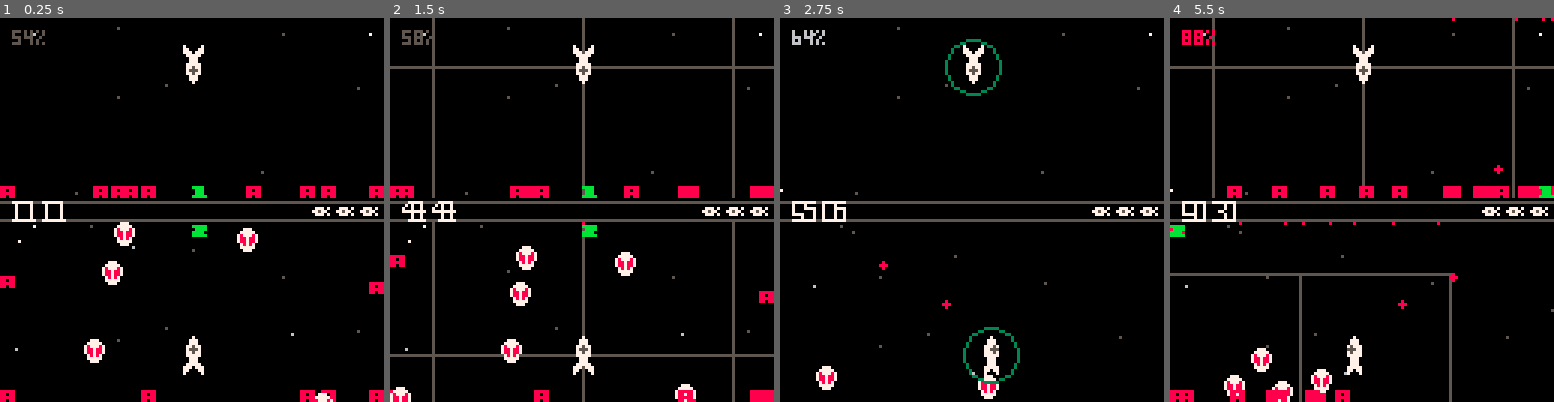
Above: before the commit, frames 1-4 (left to right).
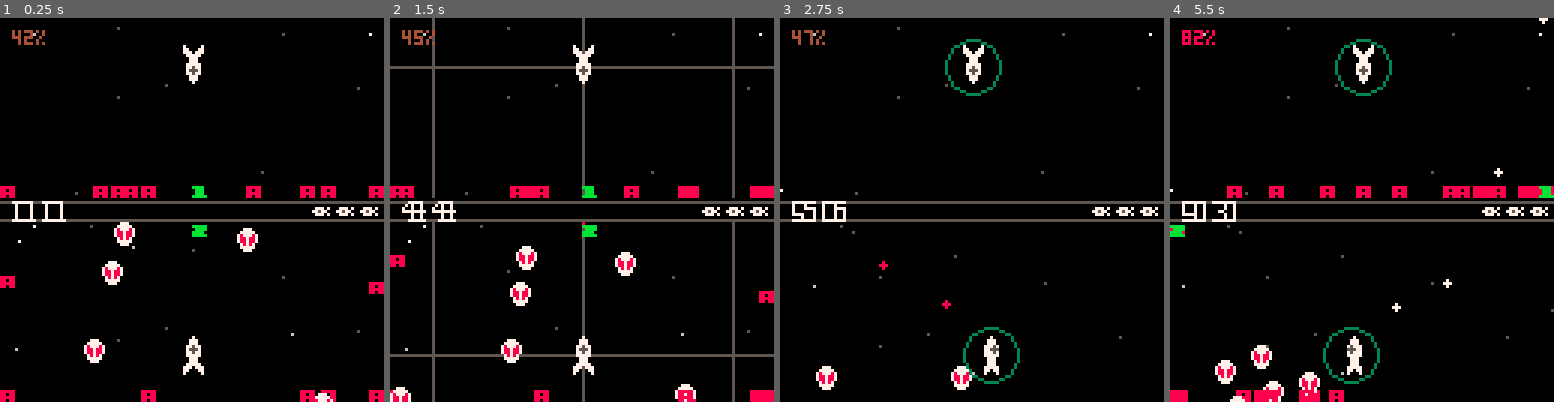
Above: after the commit, the same moments.

Repository: catnipped/friendlyfire
Game: PICO-8 cartridge friendlyfire.p8
Same seed, same stepped clock (60 frames per second), same inputs: the game is played once before the commit and once after it.
Inputs:
- Up to frame 1 (0.25 s): no input
- Up to frame 2 (1.5 s): tap O (Z key) at 0.7 s
- Up to frame 3 (2.75 s): hold Right 1.6-2.1 s; tap O (Z key) at 1.7, 2.1, 2.5 s; hold Up 2.15-2.42 s; hold Right from 2.47 s (still down)
- Up to frame 4 (5.5 s): tap O (Z key) every 0.4 s from 2.9 to 5.3 s; release Right at 3.03 s; hold Left 3.08-3.58 s; hold Down 3.63-3.97 s; hold Right 4.02-4.68 s; hold Up 4.73-5.03 s; hold Left from 5.08 s (still down)

The runs differ from the first frame. In frame 1, 0.2% of the frame differs, in the area x 3-12%, y 3-8%; in frame 2, 0.2%; in frame 3, 0.6%; in frame 4, 5.6%, in the area x 0-100%, y 0-100%.

Commit message:
quadtree first pass

Diff:
--- a/friendlyfire.p8
+++ b/friendlyfire.p8
@@ -2,20 +2,19 @@
 version 16
 __lua__
 
--- todo
--- �█� enemy behavior patterns
--- �█� enemy shoot
--- �█� damage system (collision)
--- collision partitioning
--- �█� shield system
--- �█� dash
--- �█� wave system
--- �█� design wave 1-10
--- �█� menu
--- �█� highscores
--- �█� ui
-
--- ------------------------------------------------
+--todo
+--  enemy behavior patterns
+--  enemy shoot
+--  damage system (collision)
+--  collision partitioning
+--	shield system
+--  dash
+--  wave system
+--  design wave 1-10
+--  menu
+--  highscores
+--  ui
+
 -- constants
 -- ------------------------------------------------
 
@@ -28,8 +27,8 @@
 -- local variables
 -- ------------------------------------------------
 
-maxlevels = 15
-maxobjects = 3
+maxlevels = 10
+maxobjects = 5
 
 -- ------------------------------------------------
 -- constructor
@@ -83,6 +83,7 @@
 	-- if they haven't been created yet.
 	--
 	local function divide( nx, ny, nw, nh )
+	--	printh("dividing")
 		nw, nh = nw * 0.5, nh * 0.5;
 		if not nodes then
 			nodes = {}
@@ -136,9 +137,9 @@
 		-- if the amount of objects surpasses the maximum amount allowed,
 		-- the node is split and the objects are redistributed among the
 		-- subnodes.
-		printh(#objects .. " / " .. maxobjects)
+	--	printh(#objects .. " / " .. maxobjects)
 		if #objects > maxobjects then
-			printh(level .. " / " .. maxlevels)
+		--	printh(level .. " / " .. maxlevels)
 			if level < maxlevels then
 				divide( x, y, w, h )
 
@@ -161,7 +162,17 @@
 		if split then
 			return nodes[determineindex( mx, my, nx, ny )]:retrieve( nx, ny );
 		end
-		return objects;
+		return objects
+	end
+
+	function self:delete( obj, ox, oy )
+		if split then
+			nodes[determineindex( mx, my, ox, oy )]:delete(obj, ox, oy );
+		else
+			for i = 1, #objects do
+				if objects[i] == obj then objects[i] = nil end
+			end
+		end
 	end
 
 	---
@@ -254,6 +265,7 @@
 	for i = 1,16 do
 		add(state.enemies, spawnenemy({const.bounds[1].x + rnd(200),const.bounds[1].y + rnd(200)},"alien"))
 	end
+	sectors = quadtree:new(0,0,0,100,100)
 end
 
 function initstars(a,layer)
@@ -352,14 +364,14 @@
 function  _update60()
 	local lstate = state
 	local events = {}
+
 	lstate.players = updateplayers(lstate.players, lstate.time, events)
 	lstate.enemies = updateenemies(lstate.enemies, lstate.time, events)
-	lstate.projectiles = updateprojectiles(lstate.projectiles)
-
-	sectors:clear()
-	sectors = updatequadtree(sectors, lstate.players)
-	sectors = updatequadtree(sectors, lstate.enemies)
-	sectors = updatequadtree(sectors, lstate.projectiles)
+	lstate.projectiles = updateprojectiles(lstate.projectiles,sectors)
+
+	sectors = updatequadtree(sectors, state.players)
+	sectors = updatequadtree(sectors, state.enemies)
+	sectors = updatequadtree(sectors, state.projectiles)
 	printh(#sectors:retrieve(lstate.players[1].x,lstate.players[1].y))
 	events = returncollisions(events,lstate)
 	events = updateevents(lstate,events)
@@ -402,12 +414,11 @@
 
 function updatequadtree(tree,entities)
 	for i in all(entities) do
+		tree:delete(i,i.x,i.y)
 		tree:insert(i,i.x,i.y)
 	end
 	return tree
 end
-
-
 
 function cleanup(state)
 	local lstate = state
@@ -495,10 +506,10 @@
 	return pythagorish(ax, ay, bx, by) < (length^2)
 end
 
-function projcollisioncheck(proj,players,enemies)
+function projcollisioncheck(proj)
 	collision = nil
-
-	each(players, function(i)
+	local neighbours = sectors:retrieve(proj.x,proj.y)
+	each(neighbours, function(i)
 		local lrad = i.rad
 		if i.shield then lrad = i.shieldrad end
 		if collisioncheck(i.x,i.y,proj.x,proj.y,lrad,proj.rad) and (i.id ~= proj.id) then
@@ -509,15 +520,7 @@
 			}
 		end
 	end)
-	each(enemies, function(i)
-		if collisioncheck(i.x,i.y,proj.x,proj.y,i.rad,proj.rad) and (i.id ~= proj.id) then
-			printh("collision!")
-			collision = {
-				x = proj.x,
-				y = proj.y,
-			}
-		end
-	end)
+
 	return collision
 end
 
@@ -538,13 +541,13 @@
 	return proj
 end
 
-function updateprojectiles(projs)
+function updateprojectiles(projs, sectors)
 	local lprojs = {}
 	if #projs > 0 then
 		lprojs = funmap(projs, function(lproj)
 			lproj.x += lproj.vector[1] * lproj.velocity
 			lproj.y += lproj.vector[2] * lproj.velocity
-			local collision = projcollisioncheck(lproj, state.players, state.enemies)
+			local collision = projcollisioncheck(lproj, sectors)
 			if collision == nil then
 				lproj.death = false
 			else
@@ -624,14 +627,8 @@
 function updateenemies(e, time, events)
 	local les = e
 	les = funmap(les, function(le)
-		each(les, function(i)
-			if (i ~= le) and collisioncheck(le.x, le.y, i.x, i.y, le.rad, i.rad) then
-				local vector = normalizedvectora2b(le,i,le.vector)
-				le.x -= vector[1] * (le.velocity *3)
-				le.y -= vector[2] * (le.velocity *3)
-			end
-		end)
-		each(state.players, function(i)
+		local neighbours = sectors:retrieve(le.x,le.y)
+		each(neighbours, function(i)
 			if (i ~= le) and collisioncheck(le.x, le.y, i.x, i.y, le.rad, i.rad) then
 				local vector = normalizedvectora2b(le,i,le.vector)
 				le.x -= vector[1] * (le.velocity *3)
